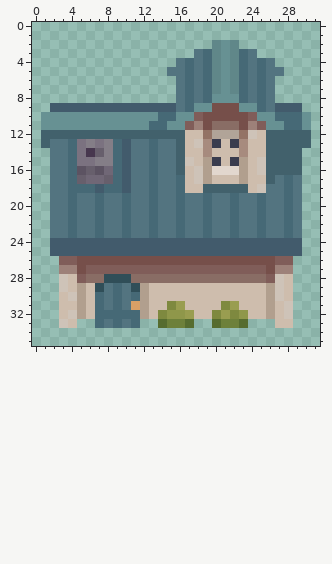
Two states of a pixel-art sprite, Delivery driver assets/house2.png. The picture above was drawn from the file before the commit.
The file is 32x36 pixels. Colours within 5 levels of each other are drawn and written as one.
After the commit:
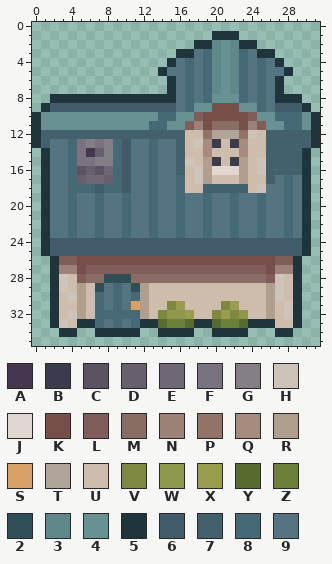
Palette (. is transparent): A #47374e  B #3a3c4e  C #5c5362  D #675f6c  E #706776  F #7b7280  G #847e87  H #cec3b8  J #e2d7ce  K #764f4a  L #805d59  M #896d65  N #9d8179  P #937365  Q #a78b7e  R #b19f8e  S #d9a066  T #b1a498  U #cebdad  V #7e893f  W #8f974a  X #999d50  Y #566c2f  Z #6d803a  2 #304e58  3 #608789  4 #679193  5 #20343b  6 #425b6c  7 #42616c  8 #466976  9 #537480
The edit:
There is now colour 5 in row 1 at x 20 to 22; in row 2 at x 18 to 19 and 23 to 24; in row 3 at x 16 to 17 and 25 to 26; in row 4 at x 15 and 27; in row 5 at x 14 and 28; in rows 6 to 7 at x 15 and 27.
There is now colour 5 in row 8 at x 2 to 15 and 27 to 29; in row 9 at x 1 and 30; in rows 10 to 13 at x 0 and 31; in rows 14 to 25 at x 1 and 30; in rows 26 to 32 at x 2 and 29; in row 33 at x 2, 5 to 6, 12 to 13, 18 to 19, 24 to 26 and 29.
There is now colour 5 in row 34 at x 3 to 4, 7 to 11, 14 to 17, 20 to 23 and 27 to 28.
Boxes around the changes in both pictures, in picture pixels (x1, y1, x2, y2):
added: (32, 31, 320, 337)
